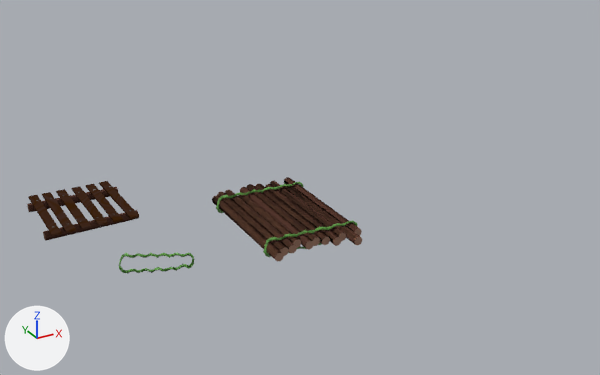
Renders of the Blender file IslandPrefabs/Floatable.blend from each side of a commit.
The view is the same before and after, from a camera (50 mm lens) standing at (-14.4, -52.4, 28.1) and looking at (13.7, -1.3, 2.6). Arrows for +X, +Y and +Z are at lower left; the lights stay in place.

Names of what the first picture shows: 'GenericFlaxRope', 'RaftType1', 'RaftType2'.
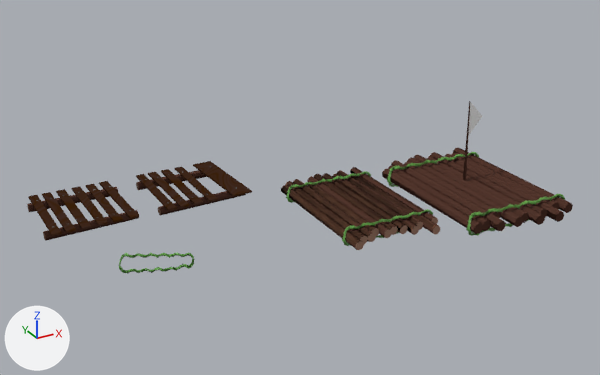
Boxes (x1, y1, x2, y2) around the edits, measured in the pictures (600 x 375 px):
'RaftType1', moved: before (212, 177, 362, 262); after (281, 167, 440, 250)
'RaftType1.001', added: after (382, 101, 573, 236)
    faces in mat_material: (382, 101, 573, 234)
    faces in mat_flax (green #61a145): (387, 152, 565, 236)
'RaftType2.001', added: after (136, 161, 252, 215)
    faces in mat_darkwood_006: (174, 161, 252, 202)
    faces in mat_material: (137, 170, 246, 215)
    faces in mat_darkwood_009: (136, 174, 177, 211)
    faces in mat_darkwood_007: (148, 172, 190, 208)
    faces in mat_darkwood_001: (161, 169, 203, 205)
'Plane', added: after (469, 102, 482, 135)

What changed in the scene script:
```text
Add me_circle_005:
    me_circle_005.from_pydata(...)  # 114 vertices, 74 faces; spans x -7.7..3.7, y -23.0..22.6, z -9.8..60.5
    # faces by material slot: [1, 4, 29, 6, 6, 12, 6, 10]
    me_circle_005.materials.append(mat_logmaterial)
    me_circle_005.materials.append(mat_insidetreepart)
    me_circle_005.materials.append(mat_material)
    me_circle_005.materials.append(mat_darkwood_007)
    me_circle_005.materials.append(mat_darkwood_009)
    me_circle_005.materials.append(mat_darkwood_006)
    me_circle_005.materials.append(mat_darkwood_001)
    me_circle_005.materials.append(mat_nail_001)
Add me_plane_003:
    me_plane_003.from_pydata(...)  # 253 vertices, 441 faces; spans x -1.06..0.99, y -1.03..0.98, z 0.0..0.01
    me_plane_003.polygons.foreach_set('use_smooth', [True] * 441)
Add me_circle_004:
    me_circle_004.from_pydata(...)  # 1018 vertices, 1685 faces; spans x -12.0..13.4, y -18.0..19.2, z -5.6..45.0
    # faces by material slot: [1477, 208]
    me_circle_004.materials.append(mat_flax)  # green #61a145
    me_circle_004.materials.append(mat_material)
Change ob_rafttype1:
    ob_rafttype1.location: (16.68, -4.73, 0.44) -> (21.49, -7.66, 1.48)
Add ob_rafttype2_001:
    ob_rafttype2_001 = bpy.data.objects.new('RaftType2.001', me_circle_005)
    ob_rafttype2_001.location = (7.95, 4.0, 0.64)
    ob_rafttype2_001.rotation_euler = (0.0791, -1.257, -1.654)  # degrees (4.5, -72, -95)
    ob_rafttype2_001.scale = (0.252, 0.164, 0.103)
Add ob_plane:
    ob_plane = bpy.data.objects.new('Plane', me_plane_003)
    ob_plane.location = (27.89, -3.59, 6.4)
    ob_plane.rotation_euler = (-1.611, -0.79, 0.128)  # degrees (-92, -45, 7.3)
    ob_plane.scale = (1.06, 1.06, 1.06)
Add ob_rafttype1_001:
    ob_rafttype1_001 = bpy.data.objects.new('RaftType1.001', me_circle_004)
    ob_rafttype1_001.location = (27.39, -4.96, 0.86)
    ob_rafttype1_001.scale = (0.383, 0.397, 0.157)
```
